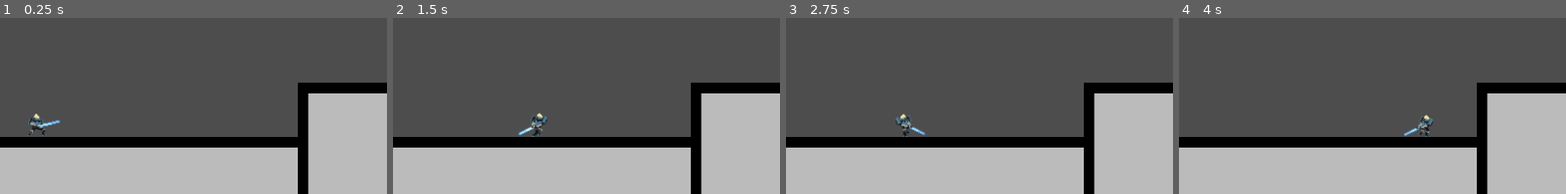
Above: before the commit, frames 1-4 (left to right).
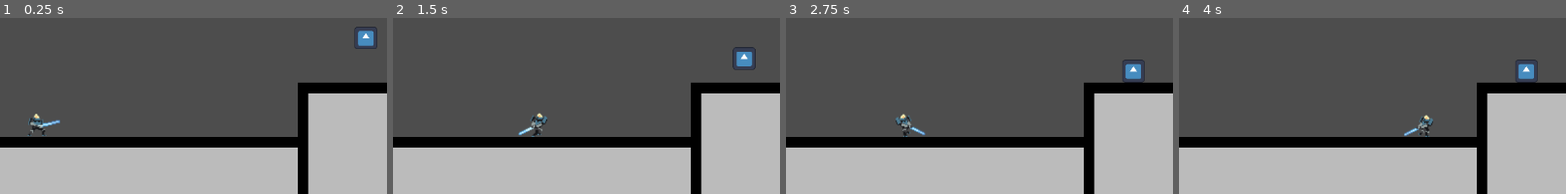
Above: after the commit, the same moments.

Repository: UrtaroPrograms/Actividad-Movimiento-2D-por-roles-Lautaro-Urtasun
Game: Godot game, scene res://main.tscn
Two runs of this game, one before a commit and one after it. Both use one fixed random seed, a clock stepped at 60 frames per second and the inputs below. The engine's default icon, where the game draws it, is replaced by a stand-in: a white triangle on a blue panel in a dark square.
Inputs:
- Up to frame 1 (0.25 s): no input
- Up to frame 2 (1.5 s): tap Enter (ui_accept) at 0.5, 0.6, 0.77, 1.07, 1.35 s; hold Right (ui_right) from 0.53 s (still down)
- Up to frame 3 (2.75 s): tap Enter (ui_accept) at 1.52, 1.82, 2.1 s; release Right (ui_right) at 2.03 s; hold Left (ui_left) from 2.03 s (still down)
- Up to frame 4 (4 s): tap Enter (ui_accept) at 2.75, 2.85, 3.02, 3.32, 3.6, 3.77 s; release Left (ui_left) at 2.78 s; hold Right (ui_right) from 2.78 s (still down)
The pictures show only the part of the screen within x 2-52%, y 0-50%; the shares and areas given below are measured in that part.

The runs differ from the first frame. In frame 1, 0.5% of the frame differs, in the area x 91-98%, y 4-18%; in frame 2, 0.5%, in the area x 87-94%, y 16-30%; in frame 3, 0.5%; in frame 4, 0.5%.

Commit message:
Corregidos nombres de funciones y añadida la funcionalidad de moverse aleatoriamente al enemigo. Añadida funcionalidad del personaje jugador para detectar colisiones con otros CharacterBody2D y printear que lo han golpeado.

Diff:
--- a/airborne.gd
+++ b/airborne.gd
@@ -3,24 +3,24 @@
 
 @export var character: CharacterBody2D
 
-func Enter():
+func _enter():
 	pass
 
-func Exit():
+func _exit():
 	pass
 
-func Update(_delta: float):
+func _update(_delta: float):
 	if(character.velocity.y > 50):
-		character.Call_animation("Fall")
+		character._call_animation("Fall")
 	else: if(character.velocity.y < -50):
-		character.Call_animation("Jump")
+		character._call_animation("Jump")
 	else:
-		character.Call_animation("MaxHeight")
+		character._call_animation("MaxHeight")
 
-func Physics_Update(_delta: float):
+func _physics_update(_delta: float):
 
-	if abs(character.velocity.x) > 400:
-		Transitioned.emit(self,"dashing")
+	if (abs(character.velocity.x) > 400):
+		Transitioned.emit(self,"Dashing")
 
 	if character.is_on_floor():
 		if(character.velocity.x == 0):
--- a/chase.gd
+++ /dev/null
@@ -1,11 +0,0 @@
-extends Node
-
-
-# Called when the node enters the scene tree for the first time.
-func _ready() -> void:
-	pass # Replace with function body.
-
-
-# Called every frame. 'delta' is the elapsed time since the previous frame.
-func _process(delta: float) -> void:
-	pass
--- a/dashing.gd
+++ b/dashing.gd
@@ -4,17 +4,17 @@
 @export var character: CharacterBody2D
 var isDashing
 
-func Enter():
-	character.Call_animation("Dash")
+func _enter():
+	character._call_animation("Dash")
 	isDashing = true
 
-func Exit():
+func _exit():
 	pass
 
-func Update(_delta: float):
+func _update(_delta: float):
 	pass
 
-func Physics_Update(_delta: float):
+func _physics_update(_delta: float):
 
 	if (!isDashing):
 		if(character.is_on_floor):
--- a/enemigo.gd
+++ b/enemigo.gd
@@ -1,25 +1,11 @@
 extends CharacterBody2D
 
+#Vamos a gestionar todo su movimiento desde los states.
+@export var target: CharacterBody2D
 
-const SPEED = 300.0
-const JUMP_VELOCITY = -400.0
+func _ready():
+	$EnemyStateMachine/EnemyChase.target = target
+	$EnemyStateMachine/EnemyWander.target = target
 
-
-func _physics_process(delta: float) -> void:
-	# Add the gravity.
-	if not is_on_floor():
-		velocity += get_gravity() * delta
-
-	# Handle jump.
-	if Input.is_action_just_pressed("ui_accept") and is_on_floor():
-		velocity.y = JUMP_VELOCITY
-
-	# Get the input direction and handle the movement/deceleration.
-	# As good practice, you should replace UI actions with custom gameplay actions.
-	var direction := Input.get_axis("ui_left", "ui_right")
-	if direction:
-		velocity.x = direction * SPEED
-	else:
-		velocity.x = move_toward(velocity.x, 0, SPEED)
-
+func _physics_process(delta: float):
 	move_and_slide()
--- /dev/null
+++ b/enemigo.tscn
@@ -0,0 +1,34 @@
+[gd_scene format=3 uid="uid://s7dcuwcqa5if"]
+
+[ext_resource type="Script" uid="uid://bk5iv2blrw2mi" path="res://enemigo.gd" id="1_j8qs0"]
+[ext_resource type="Texture2D" uid="uid://bgdbkuxh4k8l7" path="res://icon.svg" id="2_57rph"]
+[ext_resource type="Script" uid="uid://c7dc7oiv2gytn" path="res://state_machine.gd" id="3_j8qs0"]
+[ext_resource type="Script" uid="uid://jxwrlldbkg3h" path="res://enemy_wander.gd" id="4_ypu82"]
+[ext_resource type="Script" uid="uid://qyb3upug3hgy" path="res://enemy_chase.gd" id="5_r2h2s"]
+
+[sub_resource type="RectangleShape2D" id="RectangleShape2D_fhm17"]
+size = Vector2(34, 34)
+
+[node name="Enemigo" type="CharacterBody2D" unique_id=1732266512]
+script = ExtResource("1_j8qs0")
+
+[node name="Sprite2D" type="Sprite2D" parent="." unique_id=764713925]
+position = Vector2(0, -9.536743e-07)
+scale = Vector2(0.26171875, 0.26171875)
+texture = ExtResource("2_57rph")
+
+[node name="CollisionShape2D" type="CollisionShape2D" parent="." unique_id=1646736079]
+shape = SubResource("RectangleShape2D_fhm17")
+
+[node name="EnemyStateMachine" type="Node" parent="." unique_id=1370560867 node_paths=PackedStringArray("initial_state")]
+script = ExtResource("3_j8qs0")
+initial_state = NodePath("EnemyWander")
+
+[node name="EnemyWander" type="Node" parent="EnemyStateMachine" unique_id=1651197253 node_paths=PackedStringArray("character")]
+script = ExtResource("4_ypu82")
+character = NodePath("../..")
+move_speed = 30.0
+
+[node name="EnemyChase" type="Node" parent="EnemyStateMachine" unique_id=1935759525 node_paths=PackedStringArray("character")]
+script = ExtResource("5_r2h2s")
+character = NodePath("../..")
--- /dev/null
+++ b/enemy_chase.gd
@@ -0,0 +1,17 @@
+extends State
+class_name EnemyChase
+
+@export var character: CharacterBody2D
+@export var target: CharacterBody2D
+@export var move_speed:= 50.0
+
+func _enter():
+	pass
+func _exit():
+	pass
+
+func _update(_delta: float):
+	pass
+
+func _physics_update(_delta: float):
+	pass
--- a/enemy_state_machine.gd
+++ /dev/null
@@ -1,11 +0,0 @@
-extends Node
-
-
-# Called when the node enters the scene tree for the first time.
-func _ready() -> void:
-	pass # Replace with function body.
-
-
-# Called every frame. 'delta' is the elapsed time since the previous frame.
-func _process(delta: float) -> void:
-	pass
--- a/enemy_wander.gd
+++ b/enemy_wander.gd
@@ -1,11 +1,33 @@
-extends Node
+extends State
+class_name EnemyWander
+
+var move_direction : Vector2
+var wander_time : float
+
+@export var character: CharacterBody2D
+@export var target: CharacterBody2D
+@export var move_speed:= 10.0
+
+func _enter():
+	_randomize_wander()
+	print(move_speed)
+	print(move_direction)
 
 
-# Called when the node enters the scene tree for the first time.
-func _ready() -> void:
-	pass # Replace with function body.
+func _exit():
+	pass
 
+func _randomize_wander():
+	move_direction = Vector2(randf_range(-1,1),randf_range(-1,1)).normalized()
+	wander_time = randf_range(1,3)
 
-# Called every frame. 'delta' is the elapsed time since the previous frame.
-func _process(delta: float) -> void:
-	pass
+func _update(delta: float):
+	if wander_time > 0:
+		wander_time -= delta
+
+	else:
+		_randomize_wander()
+
+func _physics_update(_delta: float):
+	if character:
+		character.velocity = move_direction * move_speed
--- a/idle.gd
+++ b/idle.gd
@@ -3,16 +3,16 @@
 
 @export var character: CharacterBody2D
 
-func Enter():
-	character.Call_animation("Idle")
+func _enter():
+	character._call_animation("Idle")
 
-func Exit():
+func _exit():
 	pass
 
-func Update(_delta: float):
+func _update(_delta: float):
 	pass
 
-func Physics_Update(_delta: float):
+func _physics_update(_delta: float):
 	if (abs(character.velocity.x) > 0):
 		Transitioned.emit(self, "Walking")
 
--- a/main.tscn
+++ b/main.tscn
@@ -2,6 +2,7 @@
 
 [ext_resource type="PackedScene" uid="uid://bcuxl7aldvjd0" path="res://plataforma.tscn" id="1_0xm2m"]
 [ext_resource type="PackedScene" uid="uid://ewo31hpifhk" path="res://personaje.tscn" id="2_h2yge"]
+[ext_resource type="PackedScene" uid="uid://s7dcuwcqa5if" path="res://enemigo.tscn" id="3_h2yge"]
 
 [sub_resource type="RectangleShape2D" id="RectangleShape2D_0xm2m"]
 size = Vector2(10, 569)
@@ -34,3 +35,8 @@
 [node name="CollisionShape2D" type="CollisionShape2D" parent="Pared2" unique_id=126289425]
 position = Vector2(1157, 270)
 shape = SubResource("RectangleShape2D_0xm2m")
+
+[node name="Enemigo" parent="." unique_id=1732266512 node_paths=PackedStringArray("target") instance=ExtResource("3_h2yge")]
+position = Vector2(571, 147)
+motion_mode = 1
+target = NodePath("../Personaje")
--- a/personaje.tscn
+++ b/personaje.tscn
@@ -95,7 +95,7 @@
 	#if is_dashing:
 		#$AnimatedSprite2D.play(\"Dash\")
 
-func Call_animation(animation: String):
+func _call_animation(animation: String):
 	$AnimatedSprite2D.play(animation)
 
 
@@ -107,6 +107,14 @@
 
 func _on_dash_cooldown_timeout(): #Al concluir el cooldown el dash vuelve a estar  disponible
 	dash_used = false
+
+
+
+
+func _on_hitbox_body_entered(body: Node2D):
+	if body != self:
+		if body is CharacterBody2D:
+			print (\"Golpeado\")
 "
 
 [sub_resource type="RectangleShape2D" id="RectangleShape2D_ltgau"]
@@ -273,6 +281,9 @@
 "name": &"Walk",
 "speed": 12.0
 }]
+
+[sub_resource type="RectangleShape2D" id="RectangleShape2D_h755h"]
+size = Vector2(46, 46)
 
 [node name="Personaje" type="CharacterBody2D" unique_id=529948523]
 script = SubResource("GDScript_4e5bt")
@@ -285,7 +296,7 @@
 position = Vector2(-0.125, 3.5)
 scale = Vector2(1.4583334, 1.4583334)
 sprite_frames = SubResource("SpriteFrames_38t12")
-animation = &"DashRecovery"
+animation = &"Idle"
 
 [node name="DashDuration" type="Timer" parent="." unique_id=1306850327]
 wait_time = 0.1
@@ -322,6 +333,12 @@
 [node name="Dashing" type="Node" parent="StateMachine" unique_id=348152506 node_paths=PackedStringArray("character")]
 script = ExtResource("10_h755h")
 character = NodePath("../..")
+
+[node name="Hitbox" type="Area2D" parent="." unique_id=705659587]
+position = Vector2(0, -1)
+
+[node name="CollisionShape2D" type="CollisionShape2D" parent="Hitbox" unique_id=877814295]
+shape = SubResource("RectangleShape2D_h755h")
 
 [connection signal="timeout" from="DashDuration" to="." method="_on_dash_duration_timeout"]
 [connection signal="timeout" from="DashDuration" to="StateMachine/Dashing" method="_on_dash_duration_timeout"]
@@ -332,3 +349,4 @@
 [connection signal="Transitioned" from="StateMachine/Idle" to="StateMachine" method="_on_child_transition"]
 [connection signal="Transitioned" from="StateMachine/Recovering" to="StateMachine" method="_on_child_transition"]
 [connection signal="Transitioned" from="StateMachine/Dashing" to="StateMachine" method="_on_child_transition"]
+[connection signal="body_entered" from="Hitbox" to="." method="_on_hitbox_body_entered"]
--- a/recovering.gd
+++ b/recovering.gd
@@ -4,19 +4,19 @@
 @export var character: CharacterBody2D
 var isRecovering
 
-func Enter():
-	character.Call_animation("DashRecovery")
+func _enter():
+	character._call_animation("DashRecovery")
 	isRecovering = true;
 
-func Exit():
+func _exit():
 	pass
 
-func Update(_delta: float):
+func _update(_delta: float):
 	pass
 
-func Physics_Update(_delta: float):
+func _physics_update(_delta: float):
 	if (isRecovering):
-		character.velocity.x = 0
+		character.velocity.x = move_toward(character.velocity.x, 0, 150) #Al terminar el dash, el personaje se detiene gradualmente.
 	else:
 		Transitioned.emit(self, "Idle")
 
--- a/state.gd
+++ b/state.gd
@@ -3,14 +3,14 @@
 
 signal Transitioned
 
-func Enter():
+func _enter():
 	pass
 
-func Exit():
+func _exit():
 	pass
 
-func Update(_delta: float):
+func _update(_delta: float):
 	pass
 
-func Physics_Update(_delta: float):
+func _physics_update(_delta: float):
 	pass
--- a/state_machine.gd
+++ b/state_machine.gd
@@ -9,21 +9,21 @@
 	for child in get_children():
 		if child is State:
 			states[child.name.to_lower()] = child
-			child.Transitioned.connect
+			#child.Transitioned.connect
 
 	if initial_state:			#Si Initial state está definido, entonces lo inicializamos.
 		current_state = initial_state
-		current_state.Enter()
+		current_state._enter()
 
 	print(states)
 
 func _process(delta):
 	if current_state:
-		current_state.Update(delta)
+		current_state._update(delta)
 
 func _physics_process(delta):
 	if current_state:
-		current_state.Physics_Update(delta )
+		current_state._physics_update(delta)
 
 func _on_child_transition(state, new_state_name):
 	if state != current_state:
@@ -34,7 +34,7 @@
 		return
 
 	if current_state:
-		current_state.Exit()
+		current_state._exit()
 
-	new_state.Enter()
+	new_state._enter()
 	current_state = new_state
--- a/walking.gd
+++ b/walking.gd
@@ -3,16 +3,16 @@
 
 @export var character: CharacterBody2D
 
-func Enter():
-	character.Call_animation("Walk")
+func _enter():
+	character._call_animation("Walk")
 
-func Exit():
+func _exit():
 	pass
 
-func Update(_delta: float):
+func _update(_delta: float):
 	pass
 
-func Physics_Update(_delta: float):
+func _physics_update(_delta: float):
 	if (character.velocity.x == 0 && character.is_on_floor()):
 		Transitioned.emit(self, "Idle")
 
Renamed: chase.gd.uid -> enemy_chase.gd.uid
Not shown, removed: enemy_state_machine.gd.uid
